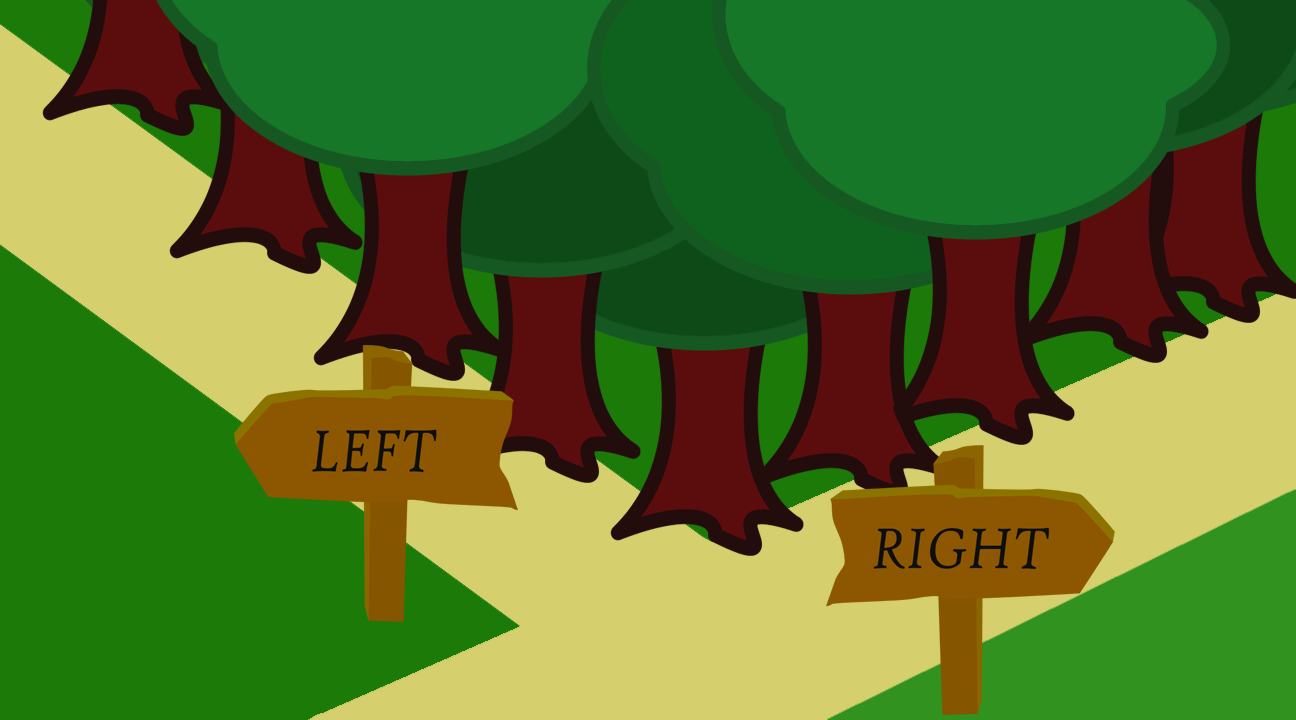
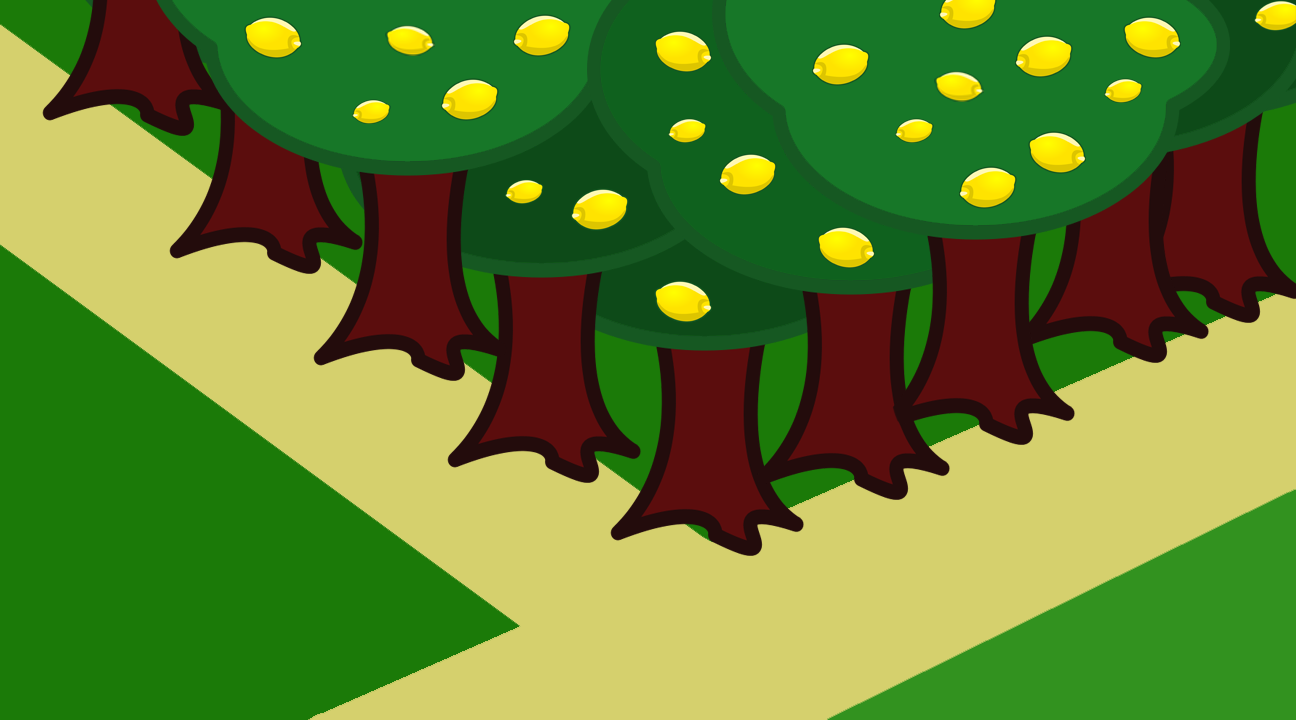
Two versions of the same layered image (w=1296, h=720). Layer-by-layer changes:
added layer "Layer 23" above "Layer 22" over box(934, 71, 984, 102)
added layer "Layer 22" above "Layer 21" over box(385, 25, 435, 56)
added layer "Layer 21" above "Layer 20" over box(352, 99, 391, 124)
added layer "Layer 20" above "Layer 19" over box(1104, 78, 1143, 103)
added layer "Layer 19" above "Layer 18" over box(895, 118, 934, 143)
added layer "Layer 18" above "Layer 17" over box(668, 118, 707, 143)
added layer "Layer 17" above "Layer 16" over box(505, 179, 544, 204)
added layer "Layer 16" above "Layer 15" over box(441, 78, 499, 121)
added layer "Layer 15" above "Layer 14" over box(939, 0, 997, 30)
added layer "Layer 14" above "Layer 13" over box(812, 43, 870, 86)
added layer "Layer 13" above "Layer 12" over box(959, 166, 1017, 209)
added layer "Layer 12" above "Layer 11" over box(1015, 35, 1073, 78)
added layer "Layer 11" above "Layer 10" over box(1254, 0, 1296, 31)
added layer "Layer 10" above "Layer 9" over box(719, 153, 777, 196)
added layer "Layer 9" above "Layer 8" over box(513, 14, 571, 57)
added layer "Layer 8" above "Layer 7" over box(571, 188, 629, 231)
added layer "Layer 7" above "Layer 6" over box(1028, 131, 1086, 174)
added layer "Layer 6" above "Layer 5" over box(1123, 16, 1181, 59)
added layer "Layer 5" above "Layer 4" over box(817, 226, 875, 269)
added layer "Layer 4" above "Layer 3" over box(654, 280, 712, 323)
added layer "Layer 3" above "Layer 2" over box(654, 30, 712, 73)
added layer "Layer 2" above "LEFT" over box(244, 16, 302, 59)
hid "LEFT" over box(234, 345, 518, 622)
hid "RIGHT" over box(826, 445, 1115, 715)
